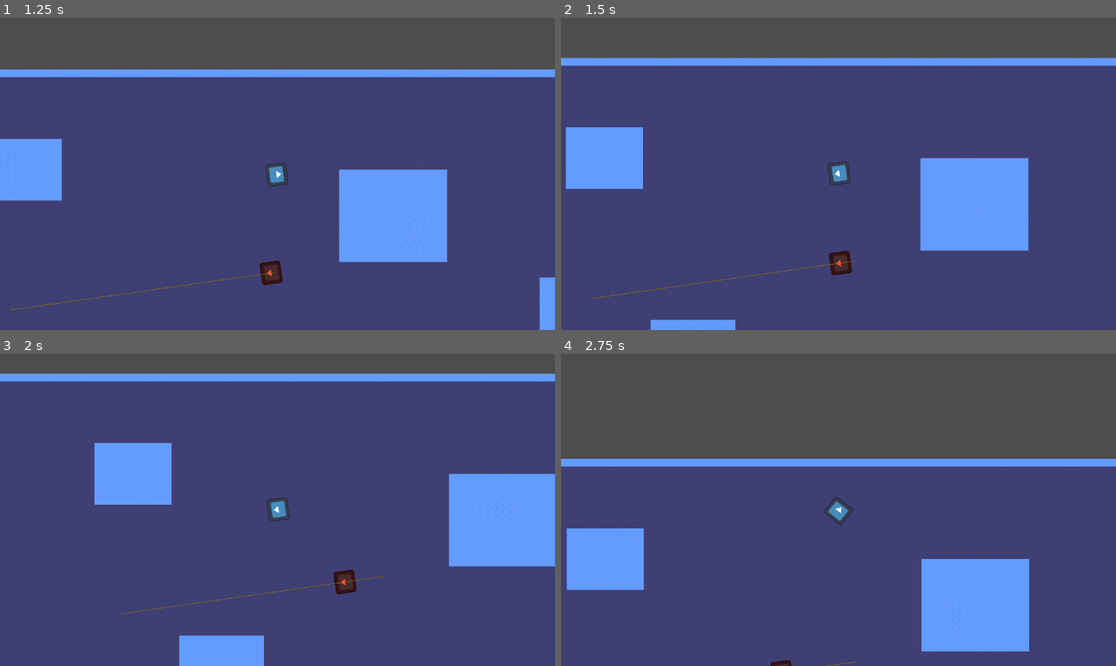
Above: before the commit, frames 1-4 (two rows, left to right).
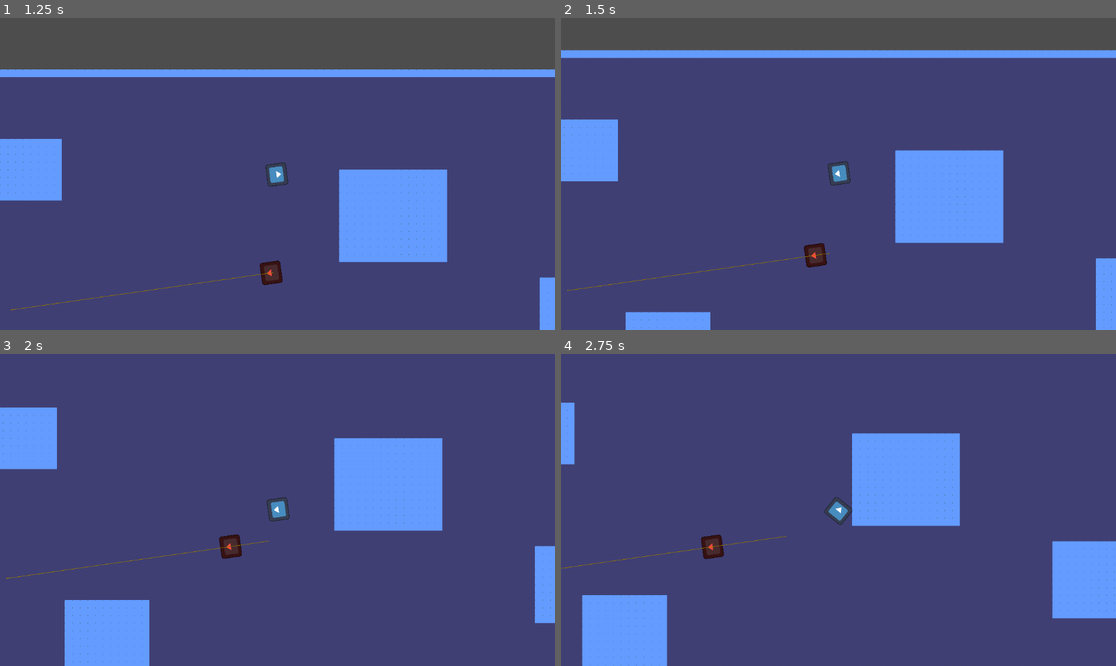
Above: after the commit, the same moments.

Repository: Gorgun-North/project-x
Game: Godot game, scene res://scenes/level_scenes/root.tscn
Two runs of this game, one before a commit and one after it. Both use one fixed random seed, a clock stepped at 60 frames per second and the inputs below. The engine's default icon, where the game draws it, is replaced by a stand-in: a white triangle on a blue panel in a dark square.
Inputs (mouse positions are in pixels of both pictures, inside the frame that each line leads up to):
- Up to frame 1 (1.25 s): move the mouse to (399, 158) at 0.52 s; hold D (WASD_RIGHT) from 0.53 s (still down); tap Space (SPACEBAR) at 0.6 s
- Up to frame 2 (1.5 s): move the mouse to (727, 189) at 1.27 s; release D (WASD_RIGHT) at 1.28 s; hold S (WASD_DOWN) from 1.28 s (still down); tap Space (SPACEBAR) at 1.35 s
- Up to frame 3 (2 s): keep holding S (WASD_DOWN)
- Up to frame 4 (2.75 s): move the mouse to (894, 441) at 2.02 s; release S (WASD_DOWN) at 2.03 s; hold D (WASD_RIGHT) from 2.03 s (still down); tap Space (SPACEBAR) at 2.1 s

Frame 1 is identical in both runs. In frame 2, 13% of the frame differs, in the area x 0-100%, y 10-100%; in frame 3, 31%; in frame 4, 55%, in the area x 0-100%, y 0-100%.

Commit message:
gave the dodge a cooldown timer

Diff:
--- a/scenes/object_scenes/player.tscn
+++ b/scenes/object_scenes/player.tscn
@@ -34,10 +34,15 @@
 script = ExtResource("2_gfahr")
 player_speed = 400.0
 
-[node name="Dodge" type="Node" parent="State_controller"]
+[node name="Dodge" type="Node" parent="State_controller" node_paths=PackedStringArray("dodge_cooldown_timer")]
 script = ExtResource("4_rerrf")
 dodge_speed = 900.0
 dodge_duration = 0.5
+dodge_cooldown_timer = NodePath("dodge_cooldown_timer")
+dodge_cooldown = 1.0
+
+[node name="dodge_cooldown_timer" type="Timer" parent="State_controller/Dodge"]
+one_shot = true
 
 [node name="Idle" type="Node" parent="State_controller"]
 script = ExtResource("4_7vqky")
--- a/scripts/player_scripts/player_dodge.gd
+++ b/scripts/player_scripts/player_dodge.gd
@@ -5,10 +5,17 @@
 @export var dodge_speed: float = 700
 @export var dodge_duration: float = 0.3
 
+@export var dodge_cooldown_timer: Timer
+@export var dodge_cooldown: float
+
 var dodge_direction: Vector2
 var dodge_timer: float = 0.0
 
+func _ready() -> void:
+	dodge_cooldown_timer.wait_time = dodge_cooldown
+
 func Entered() -> void:
+
 	dodge_timer = dodge_duration
 	var mouse_pos = body.get_global_mouse_position()
 	dodge_direction = (mouse_pos - body.global_position).normalized()
@@ -19,3 +26,12 @@
 		body.velocity = dodge_direction * dodge_speed
 		if dodge_timer <= 0.0:
 			Transitioned.emit(self, "idle")
+
+func Exit() -> void:
+	if dodge_cooldown_timer.is_stopped():
+		dodge_cooldown_timer.start()
+
+func _physics_process(delta: float) -> void:
+	print(dodge_cooldown_timer.time_left)
+	if !dodge_cooldown_timer.is_stopped():
+		Transitioned.emit(self, "Idle")
